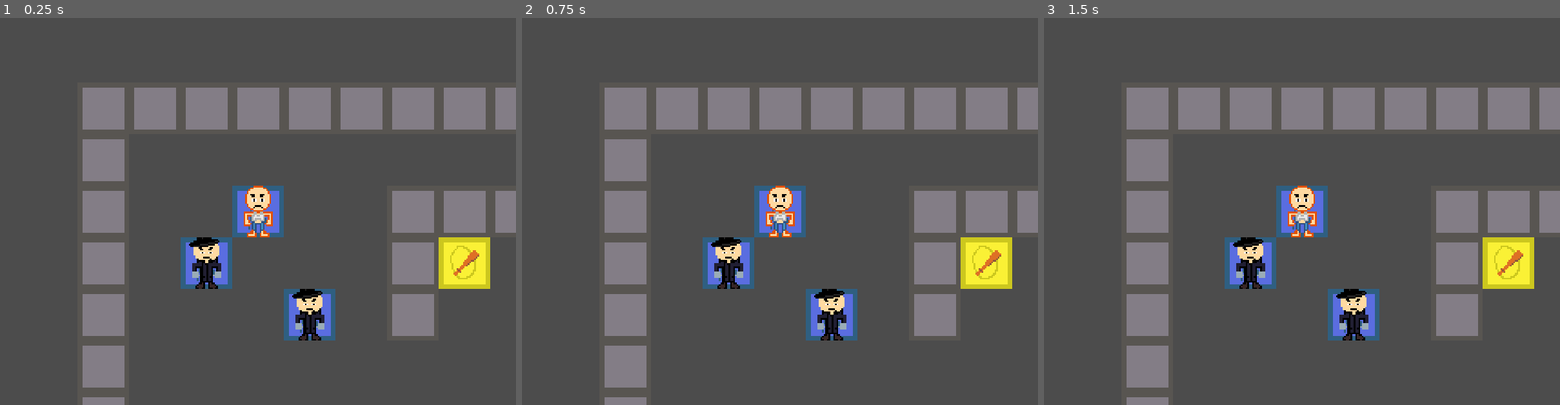
Above: before the commit, frames 1-3 (left to right).
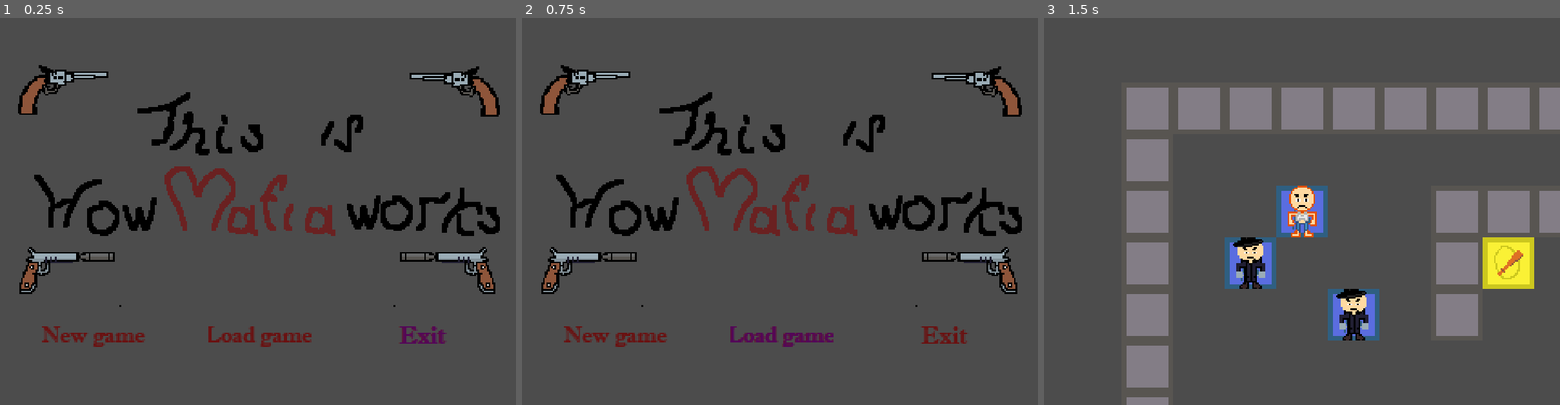
Above: after the commit, the same moments.

Repository: IgorGRBR/ldjam45thiingy
Game: Godot game, scene res://Menu.tscn
The game is run twice, just before and just after one commit, with the same random seed, the same clock (stepped at 60 frames per second) and the same inputs. Before the commit the project starts from res://Game.tscn.
Inputs (mouse positions are in pixels of both pictures, inside the frame that each line leads up to):
- Up to frame 1 (0.25 s): no input
- Up to frame 2 (0.75 s): click (780, 335) at 0.52 s
- Up to frame 3 (1.5 s): click (1136, 335) at 1.27 s

The runs differ from the first frame. In frame 1, 27% of the frame differs, in the area x 3-100%, y 12-100%; in frame 2, 27%; in frame 3, nothing differs.

Commit message:
меню из жопи

Diff:
--- /dev/null
+++ b/Menu.gd
@@ -0,0 +1,18 @@
+extends Control
+
+
+func _ready():
+	$MarginContainer/VBoxContainer/HBoxContainer/Exit.grab_focus()
+
+func _physics_proccess(delta):
+	if $MarginContainer/VBoxContainer/HBoxContainer/Exit.is_hovered() == true:
+			$MarginContainer/VBoxContainer/HBoxContainer/Exit.grab_focus()
+	if $MarginContainer/VBoxContainer/HBoxContainer/NewGame.is_hovered() == true:
+			$MarginContainer/HBoxContainer/VBoxContainer/NewGame.grab_focus()
+	if $MarginContainer/VBoxContainer/VBoxContainer/LoadGame.is_hovered() == true:
+		$MarginContainer/VBoxContainer/HBoxContainer2/LoadGame.grab_focus()
+
+func _on_NewGame_pressed():
+	get_tree().change_scene("Game.tscn")
+func _on_Exit_pressed():
+	get_tree().quit()
--- /dev/null
+++ b/Menu.tscn
@@ -0,0 +1,69 @@
+[gd_scene load_steps=9 format=2]
+
+[ext_resource path="res://Menu.gd" type="Script" id=1]
+[ext_resource path="res://menu.png" type="Texture" id=2]
+[ext_resource path="res://new.png" type="Texture" id=3]
+[ext_resource path="res://new1.png" type="Texture" id=4]
+[ext_resource path="res://load.png" type="Texture" id=5]
+[ext_resource path="res://load1.png" type="Texture" id=6]
+[ext_resource path="res://Exit.png" type="Texture" id=7]
+[ext_resource path="res://exit1.png" type="Texture" id=8]
+
+[node name="Control" type="Control"]
+anchor_right = 1.0
+anchor_bottom = 1.0
+margin_left = 0.814514
+margin_top = -0.814514
+margin_right = 0.814453
+margin_bottom = -0.814514
+script = ExtResource( 1 )
+
+[node name="MarginContainer" type="MarginContainer" parent="."]
+anchor_right = 1.0
+anchor_bottom = 1.0
+margin_right = -615.0
+margin_bottom = -446.0
+custom_constants/margin_top = 20
+custom_constants/margin_bottom = 20
+
+[node name="VBoxContainer" type="VBoxContainer" parent="MarginContainer"]
+margin_top = 20.0
+margin_right = 408.0
+margin_bottom = 302.0
+custom_constants/separation = 2
+
+[node name="TextureRect" type="TextureRect" parent="MarginContainer/VBoxContainer"]
+margin_right = 408.0
+margin_bottom = 160.0
+texture = ExtResource( 2 )
+
+[node name="HBoxContainer" type="HBoxContainer" parent="MarginContainer/VBoxContainer"]
+margin_left = 69.0
+margin_top = 162.0
+margin_right = 339.0
+margin_bottom = 194.0
+size_flags_horizontal = 4
+size_flags_vertical = 4
+custom_constants/separation = 39
+
+[node name="NewGame" type="TextureButton" parent="MarginContainer/VBoxContainer/HBoxContainer"]
+margin_right = 64.0
+margin_bottom = 32.0
+texture_normal = ExtResource( 3 )
+texture_focused = ExtResource( 4 )
+
+[node name="LoadGame" type="TextureButton" parent="MarginContainer/VBoxContainer/HBoxContainer"]
+margin_left = 103.0
+margin_right = 167.0
+margin_bottom = 32.0
+texture_normal = ExtResource( 5 )
+texture_focused = ExtResource( 6 )
+
+[node name="Exit" type="TextureButton" parent="MarginContainer/VBoxContainer/HBoxContainer"]
+margin_left = 206.0
+margin_right = 270.0
+margin_bottom = 32.0
+texture_normal = ExtResource( 7 )
+texture_focused = ExtResource( 8 )
+[connection signal="pressed" from="MarginContainer/VBoxContainer/HBoxContainer/NewGame" to="." method="_on_NewGame_pressed"]
+[connection signal="pressed" from="MarginContainer/VBoxContainer/HBoxContainer/Exit" to="." method="_on_Exit_pressed"]
--- a/project.godot
+++ b/project.godot
@@ -16,7 +16,7 @@
 [application]
 
 config/name="ldjam45game"
-run/main_scene="res://Game.tscn"
+run/main_scene="res://Menu.tscn"
 config/icon="res://icon.png"
 
 [display]
Binary file added: Exit.png
Not shown, added: Exit.png.import
Binary file added: exit1.png
Not shown, added: exit1.png.import
Binary file added: load.png
Not shown, added: load.png.import
Binary file added: load1.png
Not shown, added: load1.png.import
Binary file added: menu.png
Binary file added: new.png
Not shown, added: new.png.import
Binary file added: new1.png
(and 1 more such lines)
